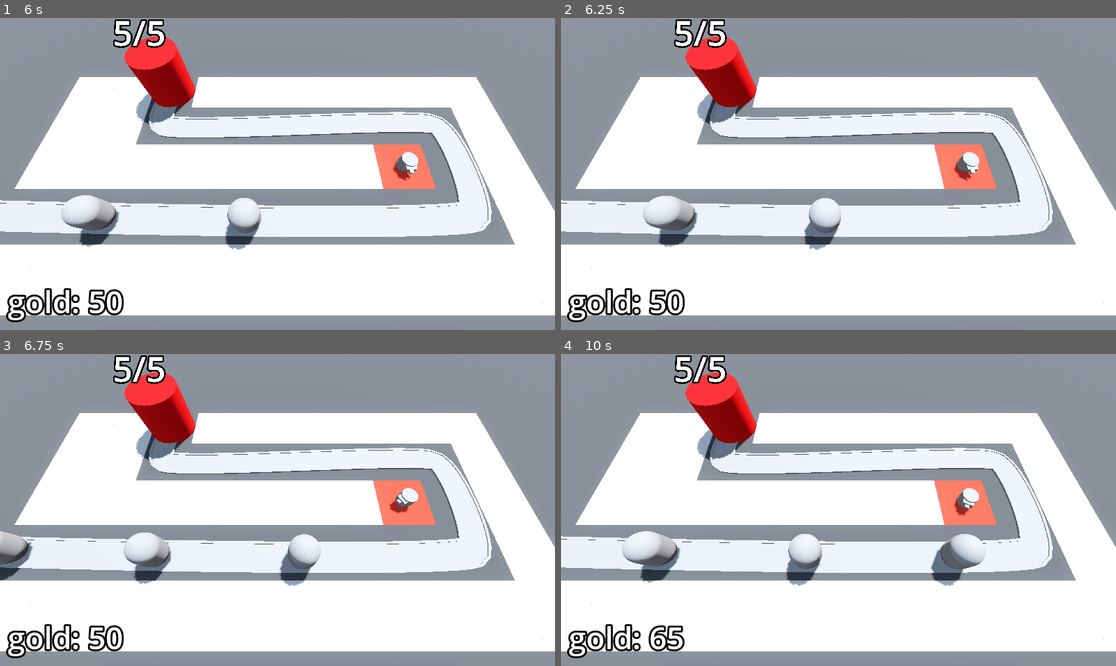
Above: before the commit, frames 1-4 (two rows, left to right).
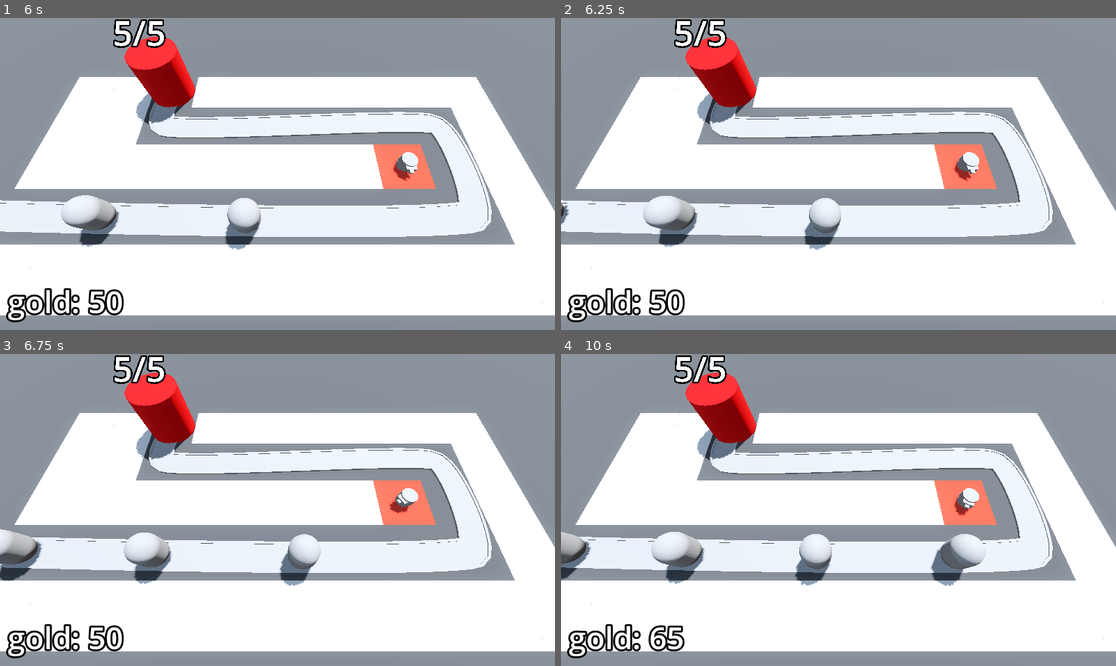
Above: after the commit, the same moments.

Repository: t04glovern/TinyTowerDefense
Game: Godot game, scene res://Levels/BaseLevel.tscn
Same seed, same stepped clock (60 frames per second), same inputs: the game is played once before the commit and once after it.
Inputs (mouse positions are in pixels of both pictures, inside the frame that each line leads up to):
- Up to frame 1 (6 s): tap Enter at 0.5, 2 s; move the mouse to (399, 158) at 0.52 s; press the mouse at (399, 158) at 0.53 s; tap Space at 1.25 s; move the mouse to (166, 189) at 1.27 s; release the mouse at (166, 189) at 1.28 s; click (166, 189) at 1.35 s; move the mouse to (333, 105) at 2.02 s; press the mouse at (333, 105) at 2.03 s; move the mouse to (249, 236) at 2.77 s; release the mouse at (249, 236) at 2.78 s; click (249, 236) at 2.85 s; move the mouse to (444, 220) at 3.52 s; press the mouse at (444, 220) at 3.53 s; move the mouse to (111, 127) at 4.27 s; release the mouse at (111, 127) at 4.28 s; click (111, 127) at 4.35 s; move the mouse to (305, 174) at 5.02 s; press the mouse at (305, 174) at 5.03 s; move the mouse to (194, 96) at 5.77 s; release the mouse at (194, 96) at 5.78 s; click (194, 96) at 5.85 s
- Up to frame 2 (6.25 s): no input
- Up to frame 3 (6.75 s): move the mouse to (399, 494) at 6.52 s; press the mouse at (399, 494) at 6.53 s
- Up to frame 4 (10 s): move the mouse to (727, 525) at 7.27 s; release the mouse at (727, 525) at 7.28 s; click (727, 525) at 7.35 s; move the mouse to (894, 441) at 8.02 s; press the mouse at (894, 441) at 8.03 s; move the mouse to (810, 572) at 8.77 s; release the mouse at (810, 572) at 8.78 s; click (810, 572) at 8.85 s; move the mouse to (1005, 556) at 9.52 s; press the mouse at (1005, 556) at 9.53 s

Frame 1 is identical in both runs. In frame 2, less than 0.1% of the frame differs, in the area x 0-2%, y 59-67%; in frame 3, 0.6%; in frame 4, 2.7%, in the area x 0-49%, y 56-75%.

Commit message:
55. Difficulty Curves

Diff:
--- /dev/null
+++ b/DifficultyManager/difficulty_manager.gd
@@ -0,0 +1,18 @@
+extends Node
+
+@export var game_length: float = 30.0
+@export var spawn_time_curve: Curve
+
+@onready var timer: Timer = $Timer
+
+# Called when the node enters the scene tree for the first time.
+func _ready() -> void:
+	timer.start(game_length)
+
+
+func game_progress_ration() -> float:
+	return 1.0 - (timer.time_left / game_length)
+
+
+func get_spawn_time() -> float:
+	return spawn_time_curve.sample(game_progress_ration())
--- /dev/null
+++ b/DifficultyManager/difficulty_manager.tscn
@@ -0,0 +1,16 @@
+[gd_scene load_steps=3 format=3 uid="uid://ceblnh73bm43i"]
+
+[ext_resource type="Script" path="res://DifficultyManager/difficulty_manager.gd" id="1_emat8"]
+
+[sub_resource type="Curve" id="Curve_hoklu"]
+min_value = 0.25
+max_value = 2.0
+_data = [Vector2(0, 2), 0.0, -1.75, 0, 1, Vector2(1, 0.25), -1.75, 0.0, 1, 0]
+point_count = 2
+
+[node name="DifficultyManager" type="Node"]
+script = ExtResource("1_emat8")
+spawn_time_curve = SubResource("Curve_hoklu")
+
+[node name="Timer" type="Timer" parent="."]
+one_shot = true
--- a/Levels/BaseLevel.tscn
+++ b/Levels/BaseLevel.tscn
@@ -8,6 +8,7 @@
 [ext_resource type="Script" path="res://turret_manager.gd" id="5_8oce3"]
 [ext_resource type="PackedScene" uid="uid://cp2lgmmanou8a" path="res://Turret/turret.tscn" id="6_ovc21"]
 [ext_resource type="Script" path="res://bank.gd" id="8_cjdta"]
+[ext_resource type="PackedScene" uid="uid://ceblnh73bm43i" path="res://DifficultyManager/difficulty_manager.tscn" id="9_o07t2"]
 
 [sub_resource type="ProceduralSkyMaterial" id="ProceduralSkyMaterial_84nq5"]
 sky_horizon_color = Color(0.64625, 0.65575, 0.67075, 1)
@@ -64,10 +65,11 @@
 "cells": PackedInt32Array(65535, 65534, 0, 65535, 2, 0, 65531, 65535, 0, 3, 2, 0, 65532, 65534, 0, 2, 2, 0, 1, 2, 0, 65 …(306 unchanged characters)…
 }
 
-[node name="EnemyPath" type="Path3D" parent="."]
+[node name="EnemyPath" type="Path3D" parent="." node_paths=PackedStringArray("difficulty_manager")]
 curve = SubResource("Curve3D_cm08p")
 script = ExtResource("3_acei3")
 enemy_scene = ExtResource("2_f3fgo")
+difficulty_manager = NodePath("../DifficultyManager")
 
 [node name="Road" type="CSGPolygon3D" parent="EnemyPath"]
 polygon = PackedVector2Array(-1, 0, -1, 0.1, 1, 0.1, 1, 0)
@@ -139,4 +141,6 @@
 text = "placeholder"
 label_settings = SubResource("LabelSettings_ofsob")
 
+[node name="DifficultyManager" parent="." instance=ExtResource("9_o07t2")]
+
 [connection signal="timeout" from="EnemyPath/Timer" to="EnemyPath" method="spawn_enemy"]
--- a/enemy_path.gd
+++ b/enemy_path.gd
@@ -2,8 +2,13 @@
 
 
 @export var enemy_scene: PackedScene
+@export var difficulty_manager: Node
+
+
+@onready var timer: Timer = $Timer
 
 
 func spawn_enemy() -> void:
 	var new_enemy = enemy_scene.instantiate()
 	add_child(new_enemy)
+	timer.wait_time = difficulty_manager.get_spawn_time()
Not shown: 1 places in Levels/BaseLevel.tscn that only renumber resources
